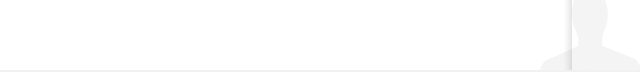
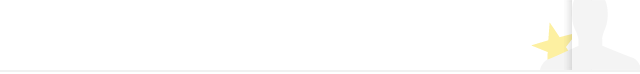
Two versions of the same layered image (640x74). Layer-by-layer changes:
"person copy 2": opacity 11% → 100% over 540, 22, 572, 60
added layer "star" (40%) in group "player copy" over 531, 22, 572, 60
